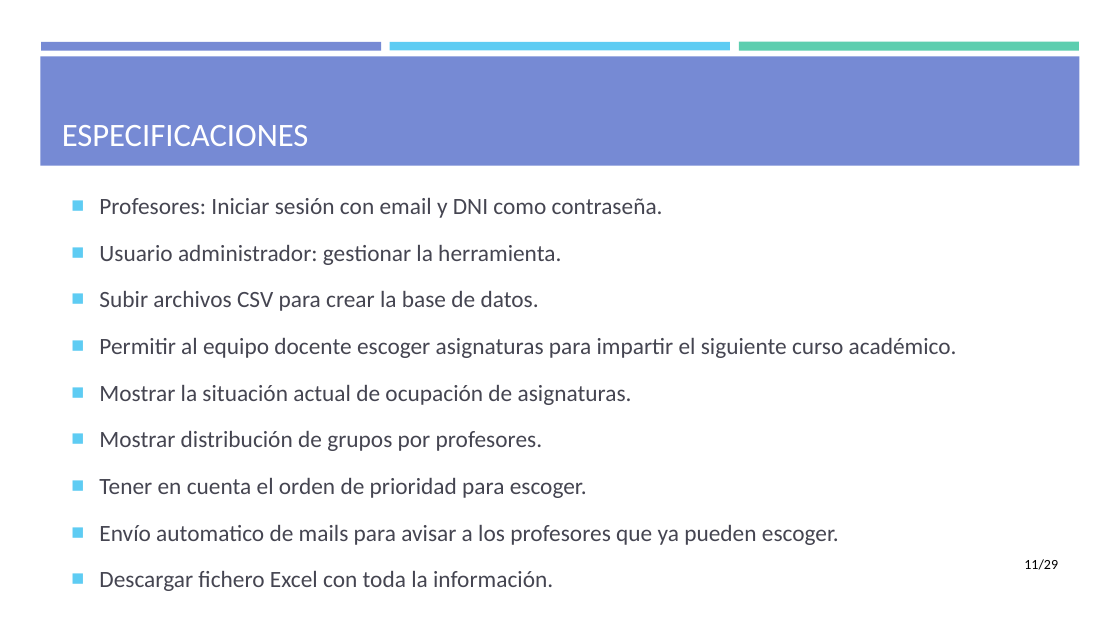
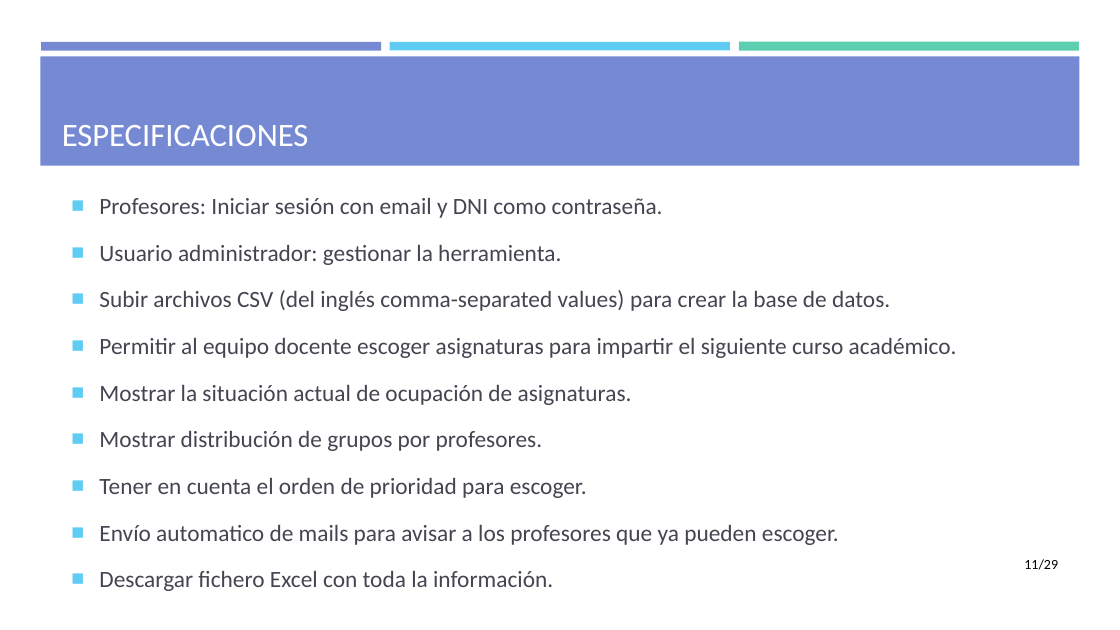
Before and after one commit to mdlunag/tfg, a slide deck: slide 11 of tfg_presentacio.pptx. Drawn at 1120x630 pixels with LibreOffice and Linux fonts; fonts in the diff are those of the drawing. Boxes give left, top, right and bottom in pixels: in the first picture for what was removed or moved away, otherwise in the second. Text is boxed around its words. In the diff, an @@ line names an element or a change of style, - is before the commit and + after.

```diff
--- a/tfg_presentacio.pptx
+++ b/tfg_presentacio.pptx
@@ text at (99, 290, 890, 311): text changed @@
-■ Subir archivos CSV para crear la base de datos.
+■ Subir archivos CSV (del inglés comma-separated values) para crear la base de datos.
```
Also in this commit, not shown: 2 other slides changed, 3 other files.
